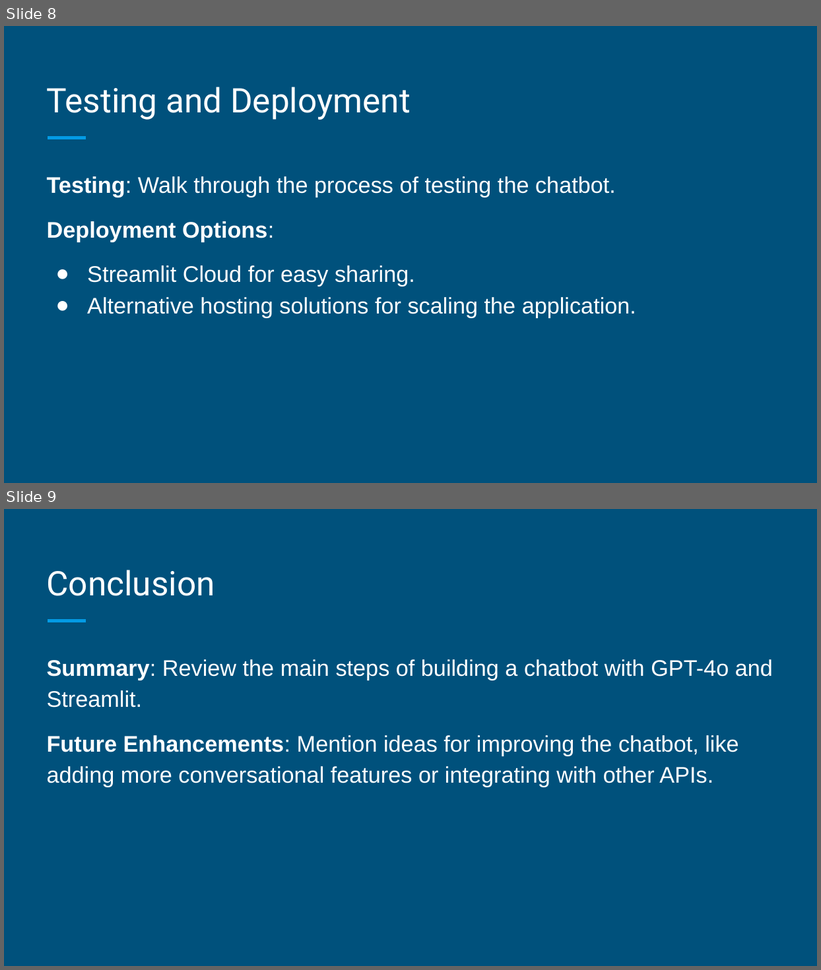
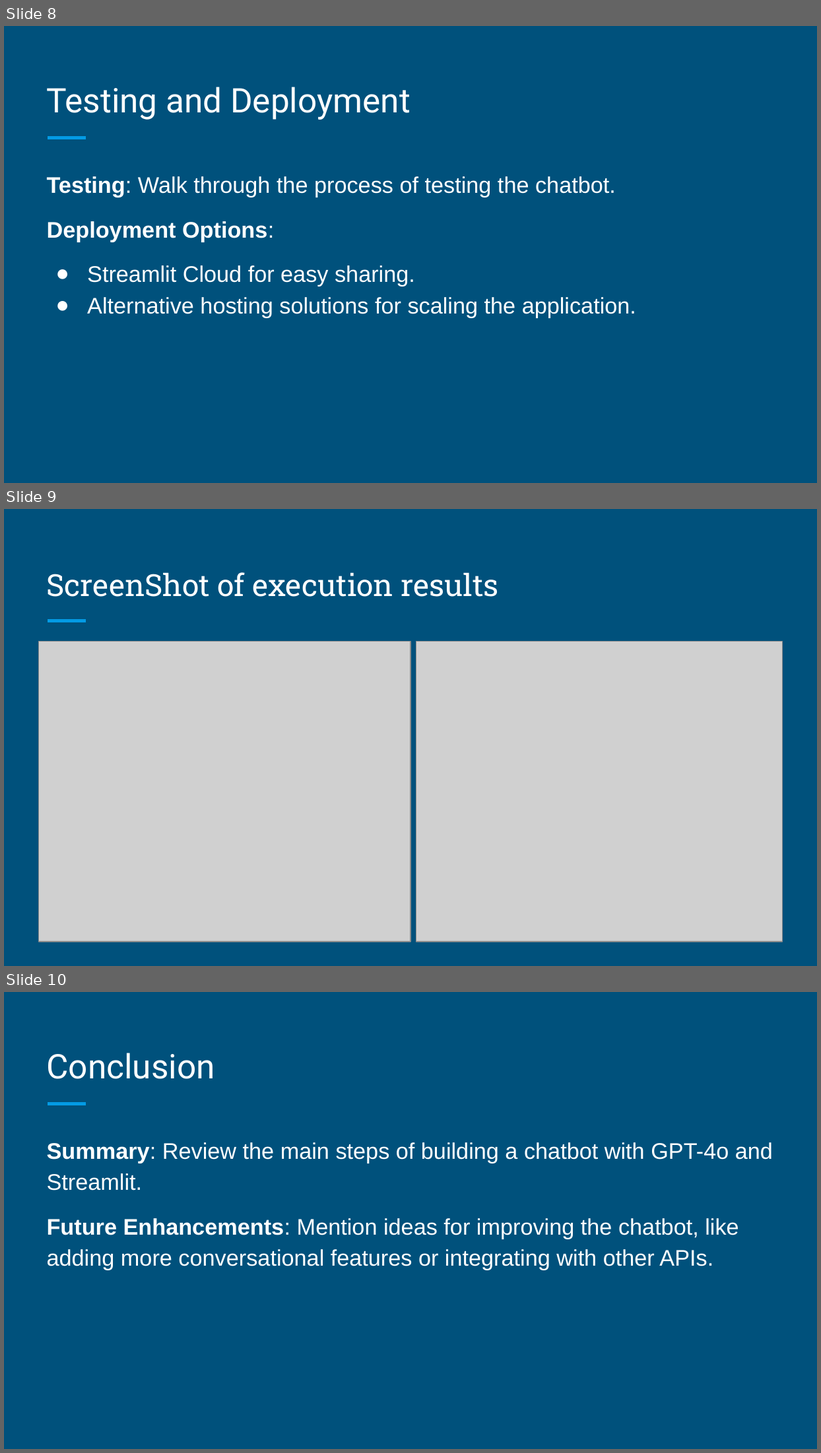
Before and after one commit to JTasnim/Chatbot_Implementation_with_GPT-4o_Mini_-_Streamlit, a slide deck: assets/Mini_Chatbot_Streamlit.pptx. Shown one above the other, each under a label of ours: slides 8 and 9 before the commit, slides 8, 9 and 10 after it. The pictures are 821x970 and 821x1453 pixels, drawn with LibreOffice and Linux fonts; fonts in the diff are those of the drawing; grey boxes stand for pictures. Boxes give left, top, right and bottom in pixels: in the first picture for what was removed or moved away, otherwise in the second. Text is boxed around its words. In the diff, an @@ line names an element or a change of style, - is before the commit and + after.

```diff
--- a/assets/Mini_Chatbot_Streamlit.pptx
+++ b/assets/Mini_Chatbot_Streamlit.pptx
@@ slide 9 added at (4,509,817,966), background #00517C; not listed: 1 template element that a slide beside it also shows @@
@@ title added at (47,572,499,597), 27 pt, text #FFFFFF @@
+ScreenShot of execution results
@@ picture added at (38,642,411,943) @@
@@ picture added at (416,642,783,943) @@
@@ what was slide 9 is now slide 10 @@
```
Also in this commit, not shown: 1 slide changed.
